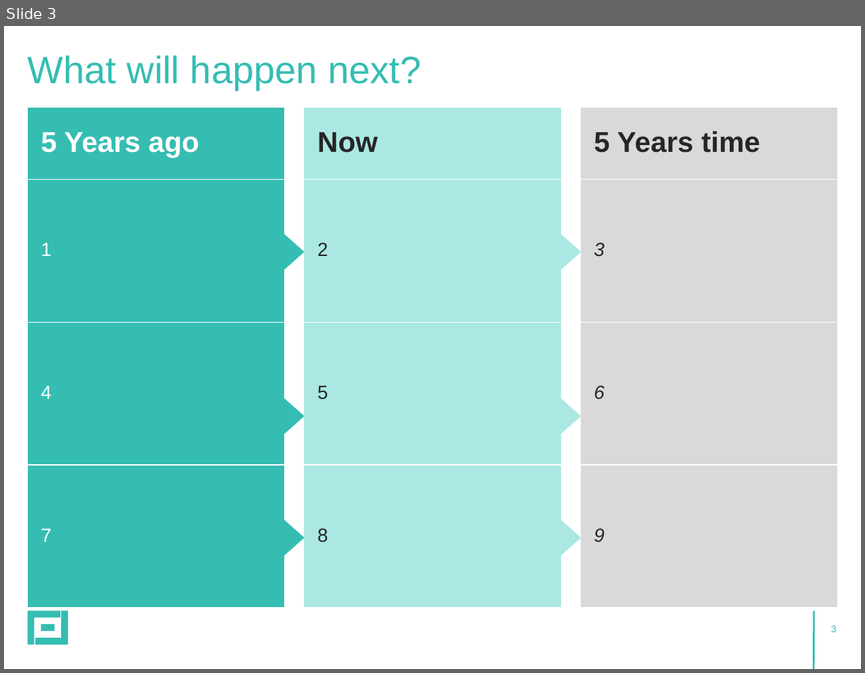
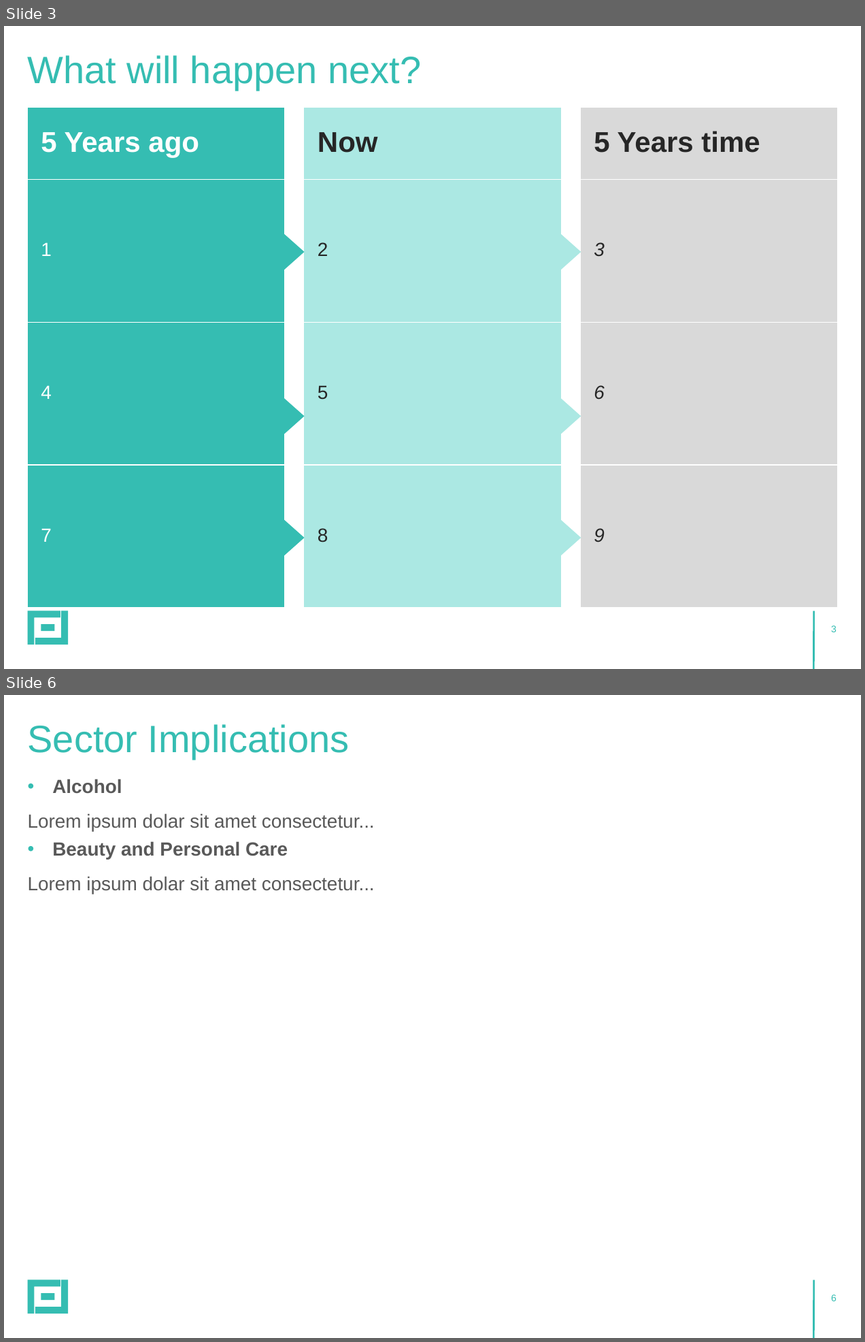
Before and after one commit to stylefoundry/powerpoint, a slide deck: samples/pptx/sample.pptx. Shown one above the other, each under a label of ours: slide 3 before the commit, slides 3 and 6 after it; the slides between them are not shown. The pictures are 865x673 and 865x1342 pixels, drawn with LibreOffice and Linux fonts; fonts in the diff are those of the drawing. Boxes give left, top, right and bottom in pixels: in the first picture for what was removed or moved away, otherwise in the second. Text is boxed around its words. In the diff, an @@ line names an element or a change of style, - is before the commit and + after.

Commit message:
Adding in more templates
Sector Impact
Three rows
Heading Text

```diff
--- a/samples/pptx/sample.pptx
+++ b/samples/pptx/sample.pptx
@@ slide 6 added at [4, 695, 861, 1338], background #FFFFFF; not listed: 5 template elements that a slide beside it also shows @@
@@ title added at [28, 724, 349, 760], 32 pt, text #35BDB2 @@
+Sector Implications
@@ text added at [28, 779, 375, 894], 16 pt, text #595959 @@
+• Alcohol
+Lorem ipsum dolar sit amet consectetur...
+• Beauty and Personal Care
+Lorem ipsum dolar sit amet consectetur...
```
Also in this commit, not shown: 1 slide changed, 2 other slides added, 10 slides removed, 10 other files.
